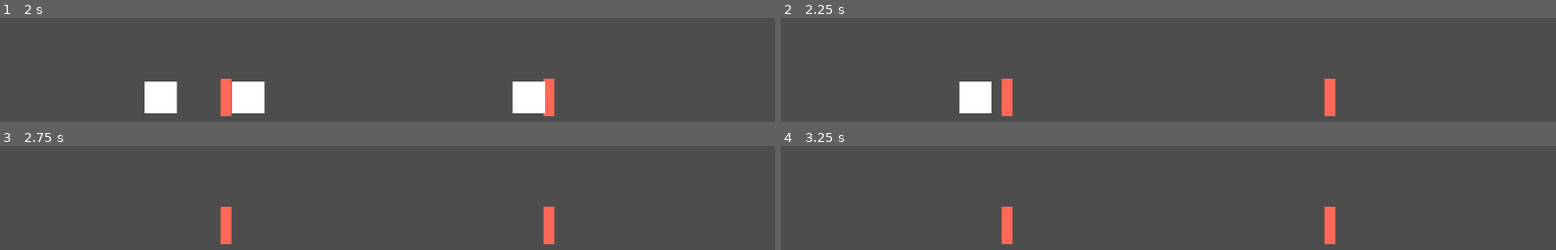
Above: before the commit, frames 1-4 (two rows, left to right).
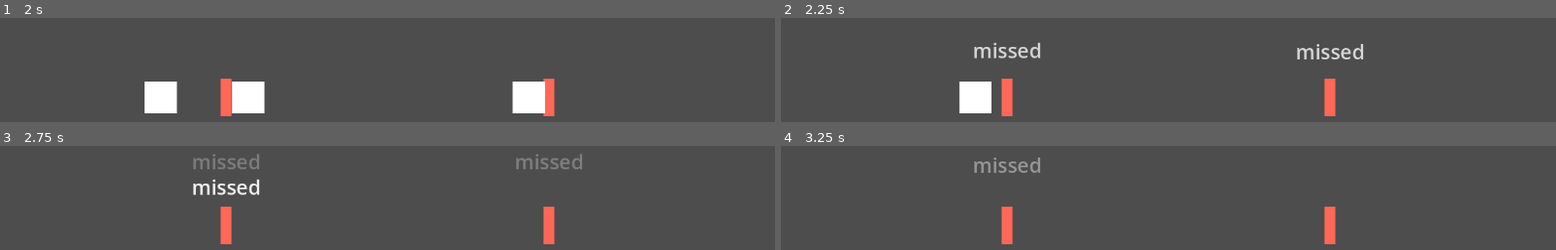
Above: after the commit, the same moments.

Repository: Javachup/godot-prototypes
Game: Godot game, scene res://Scenes/game.tscn
The game is run twice, just before and just after one commit, with the same random seed, the same clock (stepped at 60 frames per second) and the same inputs. Sound files missing from this copy of the repository are replaced by a short silence.
Inputs:
- Up to frame 1 (2 s): no input
- Up to frame 2 (2.25 s): no input
- Up to frame 3 (2.75 s): no input
- Up to frame 4 (3.25 s): no input

Frame 1 is identical in both runs. In frame 2, 1.2% of the frame differs, in the area x 24-76%, y 23-40%; in frame 3, 1.5%, in the area x 24-76%, y 7-48%; in frame 4, 0.5%.

Commit message:
adds eval text popups

Diff:
--- /dev/null
+++ b/RhythmPrototype/Scenes/eval_text.tscn
@@ -0,0 +1,24 @@
+[gd_scene load_steps=2 format=3 uid="uid://x5rherfatgiw"]
+
+[ext_resource type="Script" path="res://Scripts/eval_text.gd" id="1_0mf6x"]
+
+[node name="EvalText" type="Node2D"]
+script = ExtResource("1_0mf6x")
+
+[node name="Label" type="Label" parent="."]
+unique_name_in_owner = true
+anchors_preset = 8
+anchor_left = 0.5
+anchor_top = 0.5
+anchor_right = 0.5
+anchor_bottom = 0.5
+offset_left = -51.5
+offset_top = -21.0
+offset_right = 51.5
+offset_bottom = 21.0
+grow_horizontal = 2
+grow_vertical = 2
+theme_override_font_sizes/font_size = 30
+text = "missed"
+horizontal_alignment = 1
+vertical_alignment = 1
--- a/RhythmPrototype/Scenes/game_manager.tscn
+++ b/RhythmPrototype/Scenes/game_manager.tscn
@@ -1,9 +1,10 @@
-[gd_scene load_steps=8 format=3 uid="uid://cqarnom2n1gcd"]
+[gd_scene load_steps=9 format=3 uid="uid://cqarnom2n1gcd"]
 
 [ext_resource type="PackedScene" uid="uid://dcp7h2onkdpx8" path="res://Scenes/conductor.tscn" id="1_f83x7"]
 [ext_resource type="Script" path="res://Scripts/game_manager.gd" id="1_ftohs"]
 [ext_resource type="Script" path="res://Scripts/score_manager.gd" id="3_bd6ix"]
 [ext_resource type="Resource" uid="uid://gb62uu5fdkew" path="res://Resources/Songs/Sunflower.tres" id="3_c61so"]
+[ext_resource type="PackedScene" uid="uid://x5rherfatgiw" path="res://Scenes/eval_text.tscn" id="3_uotri"]
 [ext_resource type="PackedScene" uid="uid://b7s5vdqu5wmry" path="res://Scenes/track.tscn" id="4_078qd"]
 
 [sub_resource type="Curve2D" id="Curve2D_02b7x"]
@@ -22,6 +23,7 @@
 script = ExtResource("1_ftohs")
 song = ExtResource("3_c61so")
 tracks = [NodePath("Track"), NodePath("Track2")]
+eval_text = ExtResource("3_uotri")
 
 [node name="ScoreManager" type="Node2D" parent="."]
 unique_name_in_owner = true
--- /dev/null
+++ b/RhythmPrototype/Scripts/eval_text.gd
@@ -0,0 +1,11 @@
+extends Node2D
+
+@onready var label = %Label
+
+const ANIM_LENGTH = 1
+
+func _ready():
+	var tween = get_tree().create_tween().bind_node(self)
+	tween.tween_property(label, "position", Vector2.UP * 50, ANIM_LENGTH).set_trans(Tween.TRANS_QUAD).set_ease(Tween.EASE_OUT).as_relative()
+	tween.parallel().tween_property(label, "modulate", modulate * Color.hex(0xFFFFFF00), ANIM_LENGTH)
+	tween.tween_callback(queue_free)
--- a/RhythmPrototype/Scripts/game_manager.gd
+++ b/RhythmPrototype/Scripts/game_manager.gd
@@ -5,9 +5,7 @@
 
 @export var song:Song
 @export var tracks:Array[Track]
-
-var temp:Array[Callable] = []
-var temp2:Array[float] = []
+@export var eval_text:PackedScene
 
 func _ready():
 	# Load the tracks
@@ -22,8 +20,16 @@
 	conductor.load_song(song, spawn_note_callbacks, path_times)
 	conductor.start_song()
 
-func _on_note_hit(intended_beat):
-	score_manager.note_hit(conductor.get_time_of_beat(intended_beat), conductor.song_time)
+func _on_note_hit(track:Track, intended_beat:int):
+	var eval = score_manager.note_hit(conductor.get_time_of_beat(intended_beat), conductor.song_time)
+	_spawn_eval_text(eval, track.button_position + Vector2.UP * 50)
 
-func _on_note_missed(_intended_beat):
-	score_manager.note_missed()
+func _on_note_missed(track:Track, _intended_beat:int):
+	var eval = score_manager.note_missed()
+	_spawn_eval_text(eval, track.button_position + Vector2.UP * 50)
+
+func _spawn_eval_text(eval_string: String, spawn_pos:Vector2):
+	var temp = eval_text.instantiate()
+	temp.position = spawn_pos
+	(temp.get_child(0) as Label).text = eval_string
+	add_child(temp)
--- a/RhythmPrototype/Scripts/score_manager.gd
+++ b/RhythmPrototype/Scripts/score_manager.gd
@@ -2,27 +2,26 @@
 extends Node2D
 
 @export var scoring := {0.05: "perfect", 0.1: "great", 0.2: "okay"}
-var _combo := 0
+@export var missed_message := "missed"
+var combo := 0
 
 func _ready():
 	for key in scoring:
 		if !(key is float): printerr("Scoring keys must be floats! Key: " + str(key))
 
-func note_hit(intended_time:float, actual_time:float):
+func note_hit(intended_time:float, actual_time:float) -> String:
 	var diff = abs(intended_time - actual_time)
 	var eval
-
 	for key in scoring:
-		if (diff <= key):
+		if diff <= key:
 			eval = scoring[key]
 			break
 	if eval == null:
-		note_missed()
-		return
-	print(eval)
+		return note_missed()
 
-	_combo += 1
+	combo += 1
+	return eval
 
-func note_missed():
-	print("missed")
-	_combo = 0
+func note_missed() -> String:
+	combo = 0
+	return missed_message
--- a/RhythmPrototype/Scripts/track.gd
+++ b/RhythmPrototype/Scripts/track.gd
@@ -17,8 +17,8 @@
 
 var notes:Array[Note] = []
 
-signal note_hit(intended_beat)
-signal note_missed(intended_beat)
+signal note_hit(track:Track, intended_beat:int)
+signal note_missed(track:Track, intended_beat:int)
 
 func _ready():
 	button.progress_ratio = button_distance
@@ -36,11 +36,11 @@
 
 func _note_missed():
 	var temp = notes.pop_back()
-	note_missed.emit(temp.intended_beat)
+	note_missed.emit(self, temp.intended_beat)
 
 func _unhandled_input(event):
 	if event.is_action_pressed(input_name):
 		var temp = notes.pop_back()
 		if temp == null:
 			return
-		note_hit.emit(temp.hit())
+		note_hit.emit(self, temp.hit())
